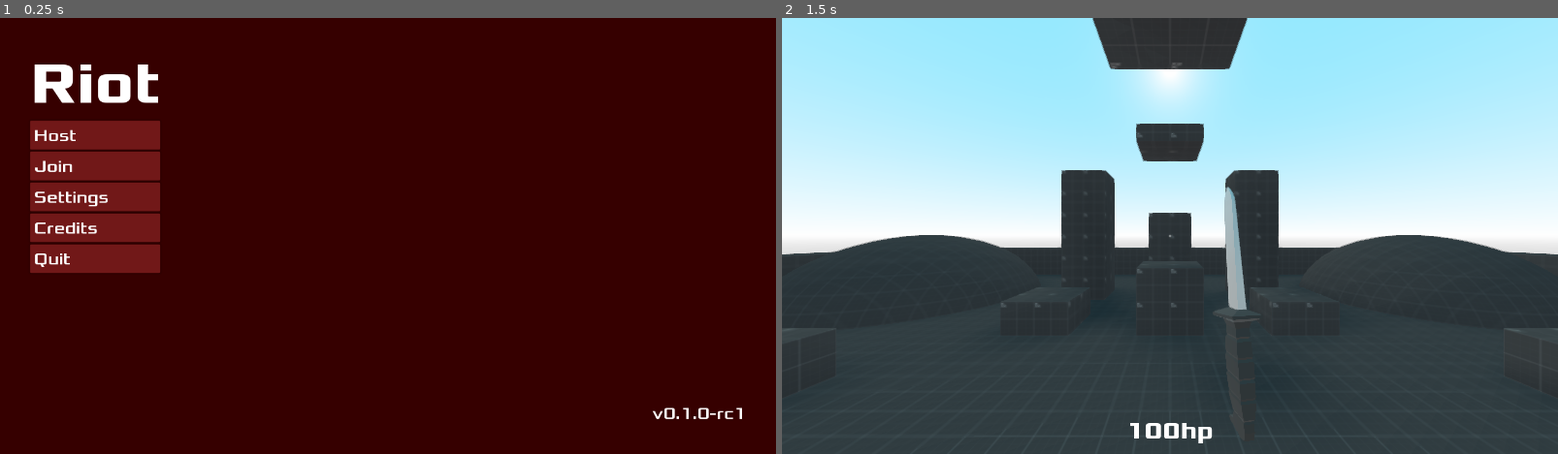
Above: before the commit, frames 1-2 (left to right).
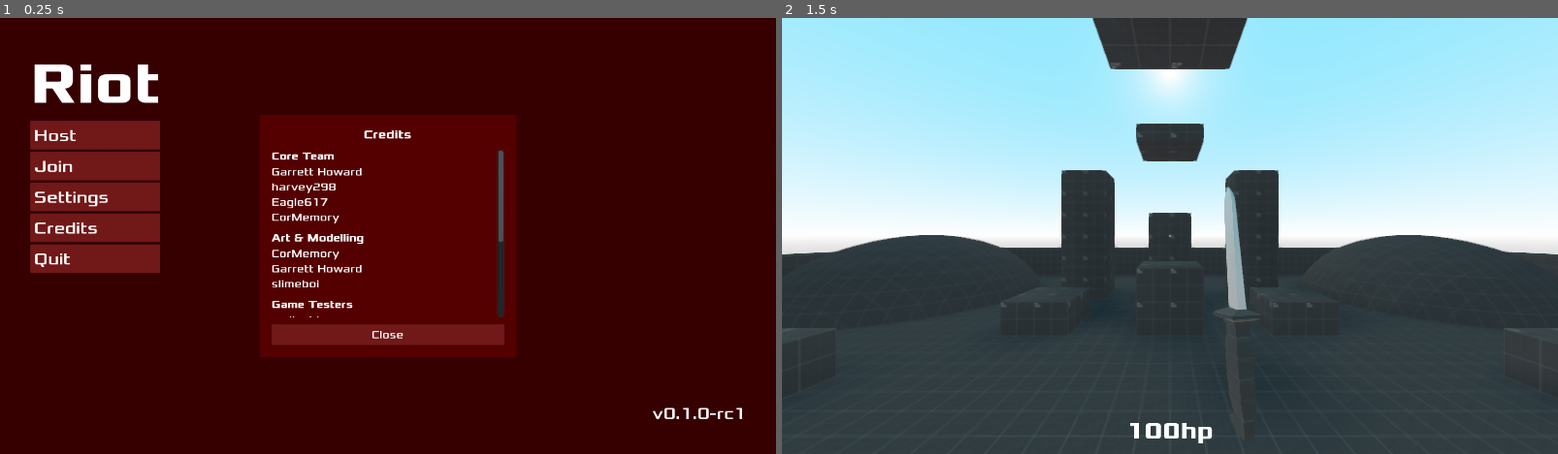
Above: after the commit, the same moments.

Repository: garhow/riot
Game: Godot game, scene res://scenes/main.tscn
Same seed, same stepped clock (60 frames per second), same inputs: the game is played once before the commit and once after it.
Inputs (mouse positions are in pixels of both pictures, inside the frame that each line leads up to):
- Up to frame 1 (0.25 s): no input
- Up to frame 2 (1.5 s): tap Enter at 0.5 s; move the mouse to (1340, 214) at 0.52 s; hold D (move_right) 0.53-1.25 s; right-click (1340, 214) at 0.6 s; click (1340, 214) at 0.67 s; tap Space (jump) at 0.77 s; click "Host" at 1.25 s

The runs differ from the first frame. In frame 1, 18% of the frame differs, in the area x 33-67%, y 22-78%; in frame 2, nothing differs.

Commit message:
Added emily_btw and slimeboi to the credits

Diff:
--- a/src/scenes/menu/menu.tscn
+++ b/src/scenes/menu/menu.tscn
@@ -180,7 +180,6 @@
 [node name="Credits" type="Control" parent="Center" groups=[
 "submenu",
 ]]
-visible = false
 margin_left = 960.0
 margin_top = 540.0
 margin_right = 960.0
@@ -232,21 +231,21 @@
 [node name="Scroll" type="ScrollContainer" parent="Center/Credits/Panel/VBox"]
 margin_top = 37.0
 margin_right = 384.0
-margin_bottom = 316.0
+margin_bottom = 314.0
 size_flags_horizontal = 3
 size_flags_vertical = 3
 theme = ExtResource( 1 )
 
 [node name="VBox" type="VBoxContainer" parent="Center/Credits/Panel/VBox/Scroll"]
-margin_right = 384.0
-margin_bottom = 413.0
+margin_right = 372.0
+margin_bottom = 513.0
 size_flags_horizontal = 3
 size_flags_vertical = 3
 theme = ExtResource( 1 )
 
 [node name="Core Team" type="VBoxContainer" parent="Center/Credits/Panel/VBox/Scroll/VBox"]
 margin_right = 372.0
-margin_bottom = 123.0
+margin_bottom = 131.0
 size_flags_horizontal = 3
 theme = ExtResource( 1 )
 
@@ -264,7 +263,7 @@
 [node name="List" type="Label" parent="Center/Credits/Panel/VBox/Scroll/VBox/Core Team"]
 margin_top = 26.0
 margin_right = 372.0
-margin_bottom = 115.0
+margin_bottom = 123.0
 size_flags_horizontal = 3
 theme = ExtResource( 1 )
 text = "Garrett Howard
@@ -276,14 +275,14 @@
 }
 
 [node name="HSeparator" type="HSeparator" parent="Center/Credits/Panel/VBox/Scroll/VBox/Core Team"]
-margin_top = 119.0
-margin_right = 372.0
-margin_bottom = 123.0
+margin_top = 127.0
+margin_right = 372.0
+margin_bottom = 131.0
 
 [node name="Art & Modelling" type="VBoxContainer" parent="Center/Credits/Panel/VBox/Scroll/VBox"]
-margin_top = 127.0
-margin_right = 372.0
-margin_bottom = 181.0
+margin_top = 135.0
+margin_right = 372.0
+margin_bottom = 241.0
 size_flags_horizontal = 3
 theme = ExtResource( 1 )
 
@@ -301,23 +300,25 @@
 [node name="List" type="Label" parent="Center/Credits/Panel/VBox/Scroll/VBox/Art & Modelling"]
 margin_top = 26.0
 margin_right = 372.0
-margin_bottom = 46.0
-size_flags_horizontal = 3
-theme = ExtResource( 1 )
-text = "CorMemory"
+margin_bottom = 98.0
+size_flags_horizontal = 3
+theme = ExtResource( 1 )
+text = "CorMemory
+Garrett Howard
+slimeboi"
 __meta__ = {
 "_edit_use_anchors_": false
 }
 
 [node name="HSeparator" type="HSeparator" parent="Center/Credits/Panel/VBox/Scroll/VBox/Art & Modelling"]
-margin_top = 50.0
-margin_right = 372.0
-margin_bottom = 54.0
+margin_top = 102.0
+margin_right = 372.0
+margin_bottom = 106.0
 
 [node name="Game Testers" type="VBoxContainer" parent="Center/Credits/Panel/VBox/Scroll/VBox"]
-margin_top = 127.0
-margin_right = 372.0
-margin_bottom = 183.0
+margin_top = 245.0
+margin_right = 372.0
+margin_bottom = 351.0
 size_flags_horizontal = 3
 theme = ExtResource( 1 )
 
@@ -335,23 +336,25 @@
 [node name="List" type="Label" parent="Center/Credits/Panel/VBox/Scroll/VBox/Game Testers"]
 margin_top = 26.0
 margin_right = 372.0
-margin_bottom = 46.0
-size_flags_horizontal = 3
-theme = ExtResource( 1 )
-text = "jax1"
+margin_bottom = 98.0
+size_flags_horizontal = 3
+theme = ExtResource( 1 )
+text = "emily_btw
+jax1
+slimeboi"
 __meta__ = {
 "_edit_use_anchors_": false
 }
 
 [node name="HSeparator" type="HSeparator" parent="Center/Credits/Panel/VBox/Scroll/VBox/Game Testers"]
-margin_top = 50.0
-margin_right = 372.0
-margin_bottom = 54.0
+margin_top = 102.0
+margin_right = 372.0
+margin_bottom = 106.0
 
 [node name="Programming" type="VBoxContainer" parent="Center/Credits/Panel/VBox/Scroll/VBox"]
-margin_top = 185.0
-margin_right = 372.0
-margin_bottom = 262.0
+margin_top = 355.0
+margin_right = 372.0
+margin_bottom = 436.0
 size_flags_horizontal = 3
 theme = ExtResource( 1 )
 
@@ -369,7 +372,7 @@
 [node name="List" type="Label" parent="Center/Credits/Panel/VBox/Scroll/VBox/Programming"]
 margin_top = 26.0
 margin_right = 372.0
-margin_bottom = 69.0
+margin_bottom = 73.0
 size_flags_horizontal = 3
 theme = ExtResource( 1 )
 text = "Garrett Howard
@@ -379,14 +382,14 @@
 }
 
 [node name="HSeparator" type="HSeparator" parent="Center/Credits/Panel/VBox/Scroll/VBox/Programming"]
-margin_top = 73.0
-margin_right = 372.0
-margin_bottom = 77.0
+margin_top = 77.0
+margin_right = 372.0
+margin_bottom = 81.0
 
 [node name="Game Engine" type="VBoxContainer" parent="Center/Credits/Panel/VBox/Scroll/VBox"]
-margin_top = 266.0
-margin_right = 372.0
-margin_bottom = 335.0
+margin_top = 440.0
+margin_right = 372.0
+margin_bottom = 513.0
 size_flags_horizontal = 3
 theme = ExtResource( 1 )
 
@@ -404,7 +407,7 @@
 [node name="List" type="Label" parent="Center/Credits/Panel/VBox/Scroll/VBox/Game Engine"]
 margin_top = 26.0
 margin_right = 372.0
-margin_bottom = 69.0
+margin_bottom = 73.0
 size_flags_horizontal = 3
 theme = ExtResource( 1 )
 text = "Godot Engine by Juan Linietsky, Ariel Manzur, and other contributors"
@@ -414,12 +417,12 @@
 }
 
 [node name="Separator2" type="HSeparator" parent="Center/Credits/Panel/VBox"]
-margin_top = 320.0
-margin_right = 384.0
-margin_bottom = 324.0
+margin_top = 318.0
+margin_right = 384.0
+margin_bottom = 322.0
 
 [node name="Close" type="Button" parent="Center/Credits/Panel/VBox"]
-margin_top = 328.0
+margin_top = 326.0
 margin_right = 384.0
 margin_bottom = 360.0
 theme = ExtResource( 1 )
